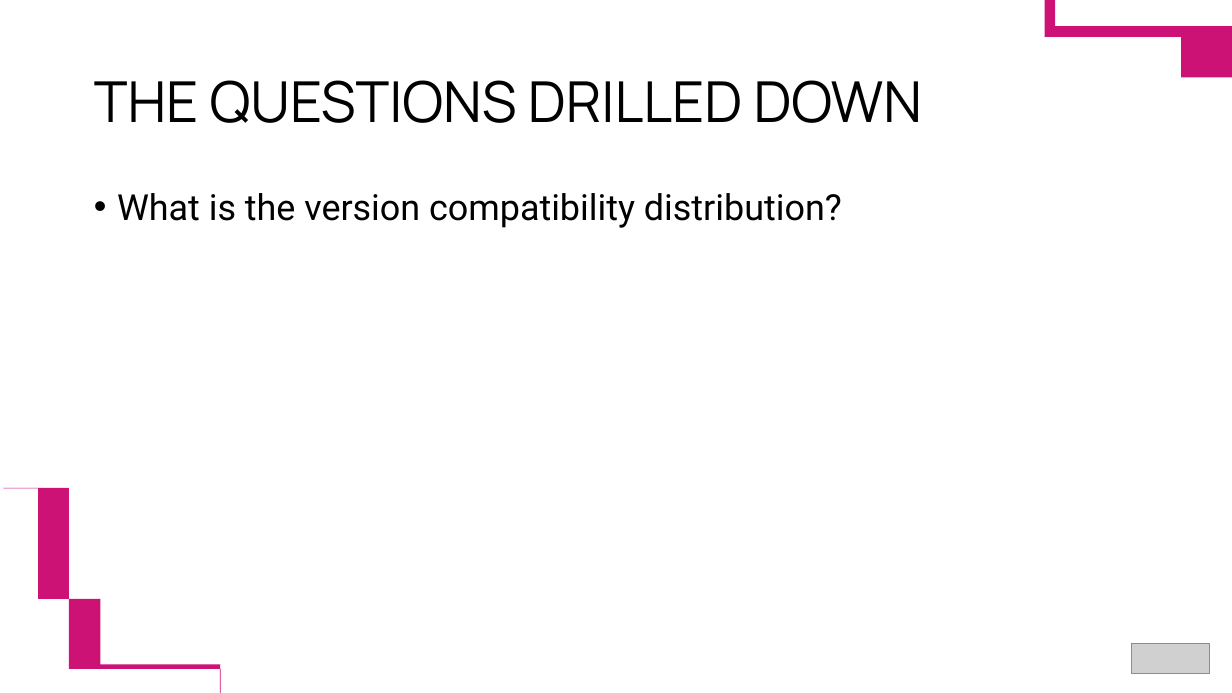
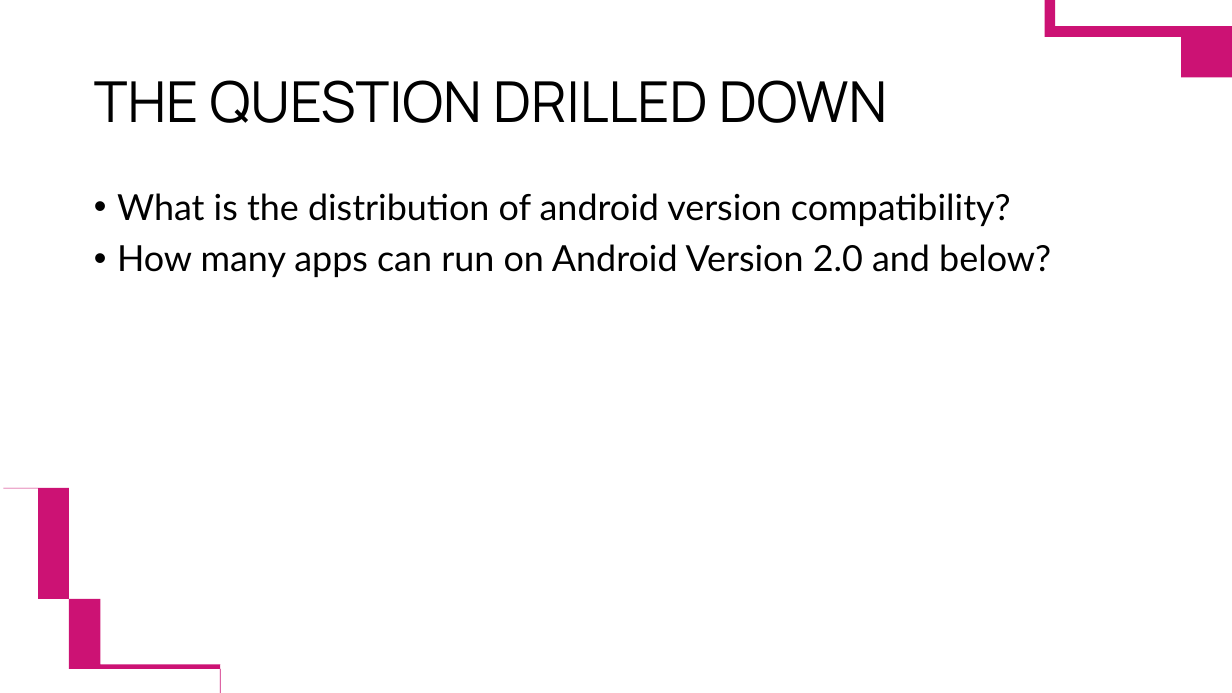
Before and after one commit to Shuvo-saha/Visual-Analytics-with-Tableau, a slide deck: slide 12 of Visual Analytics with Tableau.pptx (slide 11 before the commit). Drawn at 1232x693 pixels with LibreOffice and Linux fonts; fonts in the diff are those of the drawing; grey boxes stand for pictures. Boxes give left, top, right and bottom in pixels: in the first picture for what was removed or moved away, otherwise in the second. Text is boxed around its words. In the diff, an @@ line names an element or a change of style, - is before the commit and + after.

Commit message:
Updated slides
Made it more visual, added photos and removed the logo. General structure remains the same

```diff
--- a/Visual Analytics with Tableau.pptx
+++ b/Visual Analytics with Tableau.pptx
@@ title at box(94, 80, 887, 123): text changed @@
-THE QUESTIONS DRILLED DOWN
+THE QUESTION DRILLED DOWN
@@ text at box(117, 193, 1051, 277): text changed; font Roboto to Lato @@
-• What is the version compatibility distribution?
+• What is the distribution of android version compatibility?
+• How many apps can run on Android Version 2.0 and below?
@@ picture removed at box(1132, 644, 1211, 674) @@
```
Also in this commit, not shown: 17 other slides changed, 2 slides added.
